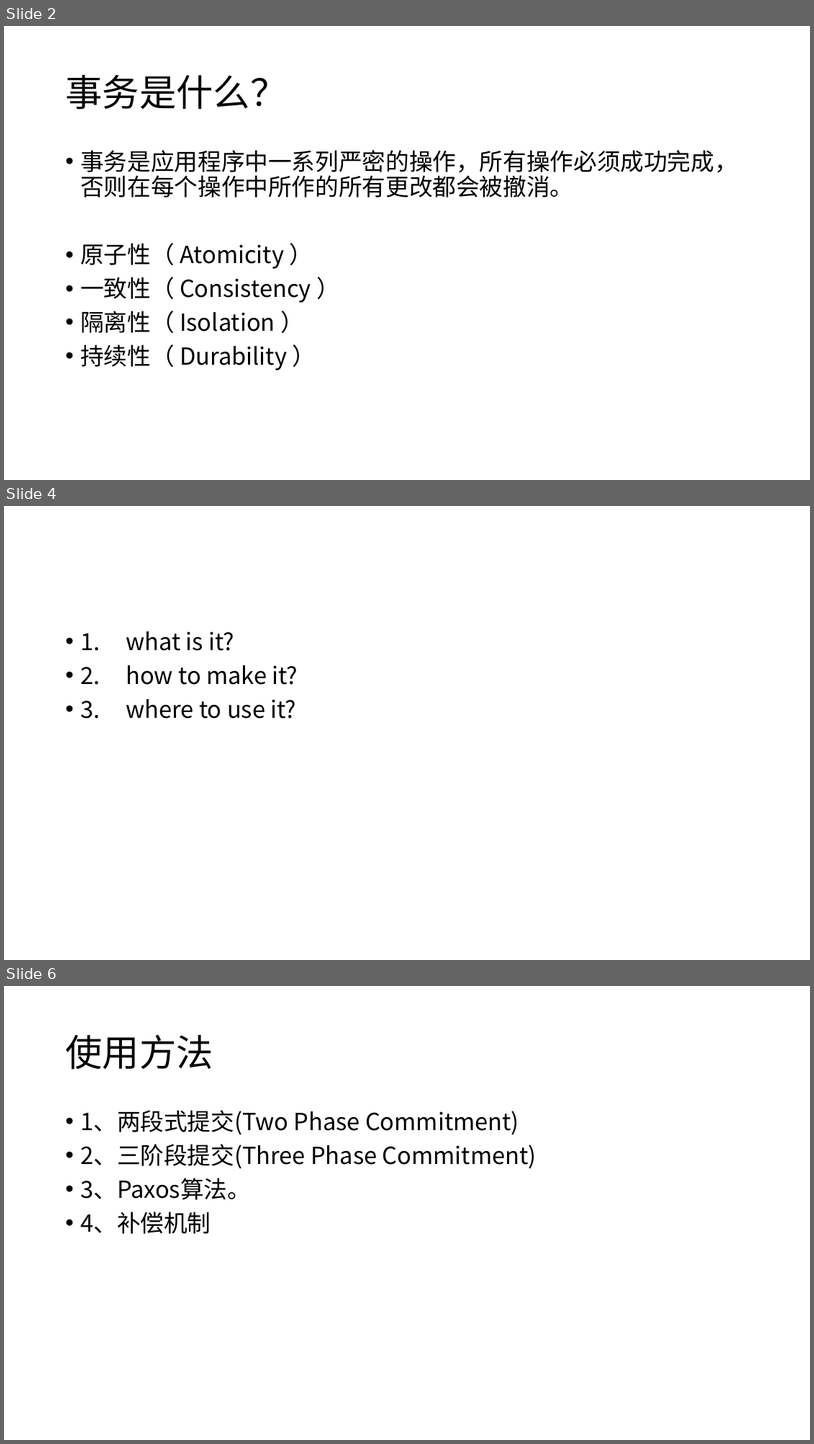
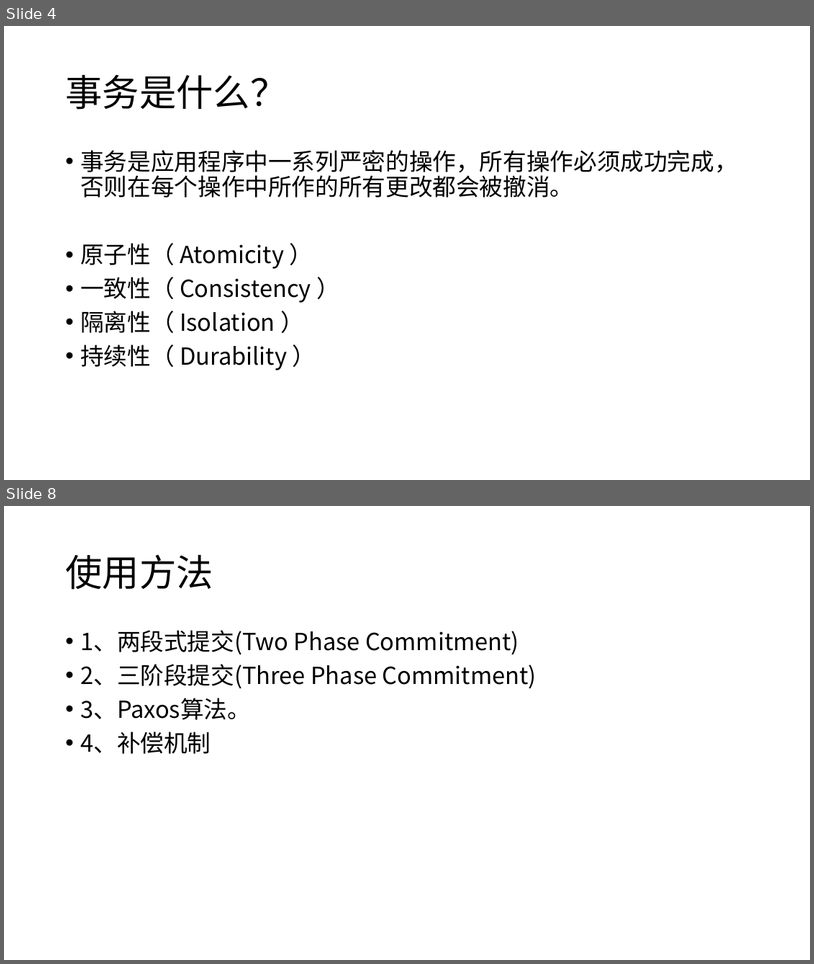
Before and after one commit to courage89/xa_presentation, a slide deck: 分布式事务.pptx. Shown one above the other, each under a label of ours: slides 2, 4 and 6 before the commit, slides 4 and 8 after it; the slides between them are not shown. The pictures are 814x1444 and 814x964 pixels, drawn with LibreOffice and Linux fonts; fonts in the diff are those of the drawing. Boxes give left, top, right and bottom in pixels: in the first picture for what was removed or moved away, otherwise in the second. Text is boxed around its words. In the diff, an @@ line names an element or a change of style, - is before the commit and + after.

```diff
--- a/分布式事务.pptx
+++ b/分布式事务.pptx
@@ slide 4 removed at bbox=[4, 506, 810, 960], background #FFFFFF @@
@@ text removed at bbox=[80, 631, 298, 718] @@
-• 1. what is it?
-• 2. how to make it?
-• 3. where to use it?
@@ what was slide 2 is now slide 4 @@
@@ what was slide 6 is now slide 8 @@
```
Also in this commit, not shown: 1 slide changed, 4 slides added, 1 other slide removed.
